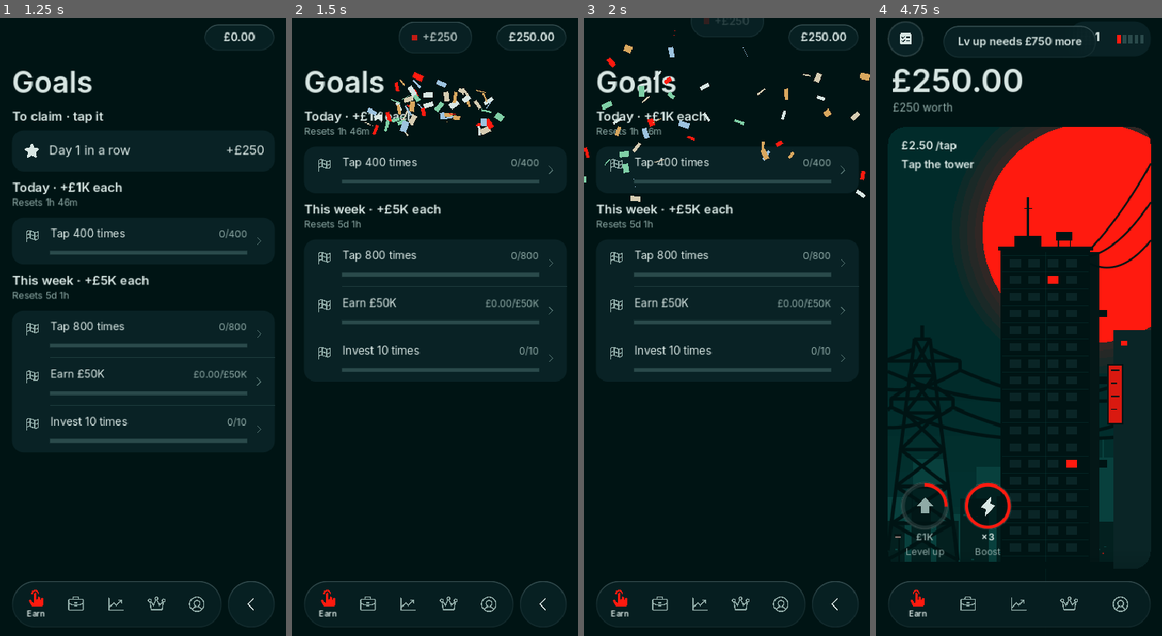
Above: before the commit, frames 1-4 (left to right).
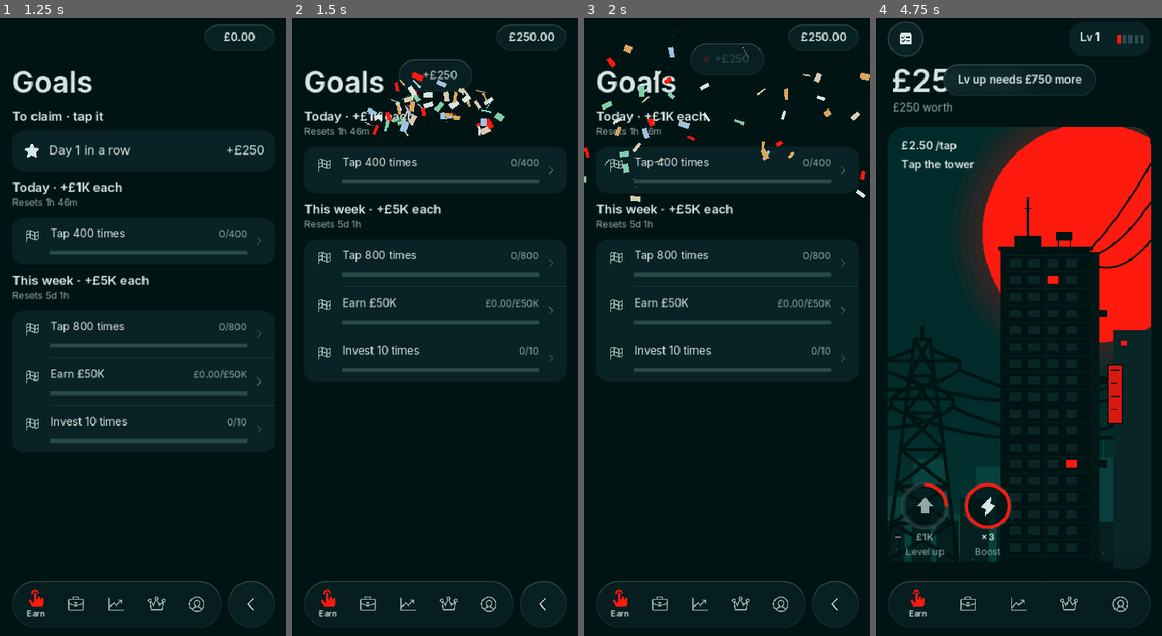
Above: after the commit, the same moments.

Repository: ytjustjosh17-cpu/MCG
Game: Godot game, scene res://scenes/main.tscn
The game is run twice, just before and just after one commit, with the same random seed, the same clock (stepped at 60 frames per second) and the same inputs.
Inputs (mouse positions are in pixels of both pictures, inside the frame that each line leads up to):
- Up to frame 1 (1.25 s): click (28, 36) at 0.5 s
- Up to frame 2 (1.5 s): click (435, 147) at 1.27 s
- Up to frame 3 (2 s): no input
- Up to frame 4 (4.75 s): click "Tap 400 times" at 2 s; click "£1K" at 2.75 s; click "×3" at 3.5 s; click (916, 605) at 4.27 s

Frame 1 is identical in both runs. In frame 2, 0.4% of the frame differs, in the area x 37-63%, y 0-12%; in frame 3, 0.3%; in frame 4, 1.6%, in the area x 23-77%, y 1-13%.

Commit message:
Simpler screens, quieter messages, faster refresh
Owner: simplify and compact the game, and optimise it.
- Welcome back and the daily gift are one card; achievement toasts
  removed (the Profile dot says one waits); toasts sit under the cash pill.
- Pages refresh at most 4 times a second with a trailing refresh; the
  Business tab caches text measuring and paints its More pill once.
  Measured: Business refresh 9.7 ms to 1.1 ms, and 10/s to 4/s.
- Touch test gives the coin page room to scroll (the page is short now).
- Docs: changelog, design (battery, £ amounts), balance (dividends);
  fresh README pictures.

Co-Authored-By: Claude Opus 5.5 <noreply@anthropic.com>
Claude-Session: https://claude.ai/code/session_01G43aEuqkjUy83khniNYyKE

Diff:
--- a/game/scripts/business_page.gd
+++ b/game/scripts/business_page.gd
@@ -49,6 +49,7 @@
 	_more = Kit.drop_pill("More")
 	_more.add_theme_font_size_override("font_size", 17)
 	_more.custom_minimum_size = Vector2(0, 48)
+	UI.paint(_more, UI.PANEL, UI.TEXT, 24)
 	_more.size_flags_horizontal = Control.SIZE_EXPAND_FILL
 	_more.pressed.connect(_on_more)
 	Kit.press_fx(_more)
@@ -95,7 +96,6 @@
 		_boost.set_texts("×2 income", "", "Ready in " + Game.clock(Game.ibost_cooldown_left()))
 	_boost.value_l.add_theme_color_override("font_color", UI.TEXT)
 	_count.text = "%d of %d" % [Game.companies(), Game.businesses().size()]
-	UI.paint(_more, UI.PANEL, UI.TEXT, 24)
 	_deal_card.visible = not Game.deal.is_empty() and bool(Game.ui.get("deals_quiet", false))
 	if _deal_card.visible:
 		_deal_row.set_texts(String(Game.deal.get("title", "Deal")), String(Game.deal.get("text", "")))
@@ -267,6 +267,8 @@
 		_track.size = Vector2(right - x, 3)
 		_fill.position = _track.position
 		refresh()
+
+	var _fit_key := ""
 
 	func refresh() -> void:
 		if not Game.biz.has(id):
@@ -303,5 +305,9 @@
 		else:
 			_fill.size.x = want
 		# Name gets all the room the income doesn't need.
-		var iw := _income.get_theme_font("font").get_string_size(_income.text, HORIZONTAL_ALIGNMENT_LEFT, -1, 17).x
-		_name.size.x = maxf(40.0, size.x - 16.0 - iw - 12.0 - _name.position.x)
+		# Measuring text is slow: only when the income text or width changed.
+		var key := "%s|%d" % [_income.text, int(size.x)]
+		if key != _fit_key:
+			_fit_key = key
+			var iw := _income.get_theme_font("font").get_string_size(_income.text, HORIZONTAL_ALIGNMENT_LEFT, -1, 17).x
+			_name.size.x = maxf(40.0, size.x - 16.0 - iw - 12.0 - _name.position.x)
--- a/game/scripts/data.gd
+++ b/game/scripts/data.gd
@@ -373,4 +373,5 @@
 	"Convert coins, and watch your miners work.",
 	"Rebirth for RBP and grow the RBP tree.",
 	"Tree unlocks: casino, Frontier, islands, relics.",
-]
+	"Shares pay dividends every hour, on the hour.",
+]
--- a/game/scripts/main.gd
+++ b/game/scripts/main.gd
@@ -41,8 +41,7 @@
 			p.push_page.connect(push)
 	earn.open_tab.connect(show_page)
 	(_pages[1] as BusinessPage).deal_open.connect(open_waiting_deal)
-	Game.achievement.connect(func(title: String, reward: float):
-		Kit.toast("%s · claim %s in Profile" % [title, Game.money_short(reward)], true))
+	# Achievements are quiet: the round dot on Profile says one is waiting.
 	Game.goal_done.connect(func(scope: String, text: String, reward: float):
 		Kit.celebrate("Goal done" if scope == "daily" else "Week goal done", text + " · claim it in Goals", Game.money_short(reward)))
 	Game.rival_beaten.connect(func(i: int):
@@ -432,15 +431,32 @@
 	_show_deal()
 
 
+func _claim_gift() -> void:
+	var got := Game.claim_all("streak")
+	if got > 0.0:
+		Kit.haptic("success")
+		Kit.sound("fanfare")
+		Kit.toast("+" + Game.money_short(got), true)
+		Game.flush_changes()
+
+
 func _show_deal() -> void:
 	## Shows the waiting deal when nothing else is open. One line, two choices.
 	## Also shows the welcome-back card after time away.
 	if Game.away_unseen and Game.away_earned >= 1.0 and not Kit.has_open():
 		Game.away_unseen = false
 		var lines: Array = ["Away for %s" % Game.clock(Game.away_seconds), "Earned %s" % Game.money_short(Game.away_earned)] + Game.away_notes
-		Kit.sheet("Welcome back", "\n".join(lines), [
-			{"text": "Continue", "style": "primary"},
-		])
+		var actions: Array = [{"text": "Continue", "style": "primary"}]
+		# One sheet, not two: today's gift goes on the welcome-back card.
+		if not Game.streak_unseen.is_empty():
+			var st: Array = Game.streak_unseen
+			Game.streak_unseen = []
+			lines.append(("Daily gift" if st[0] <= 1 else "Day %d streak" % st[0]) + " · +" + Game.money_short(st[1]))
+			actions = [
+				{"text": "Claim " + Game.money_short(st[1]), "style": "primary", "call": _claim_gift},
+				{"text": "Later", "style": "plain"},
+			]
+		Kit.sheet("Welcome back", "\n".join(lines), actions)
 		return
 	# The daily gift waits until a new player has tapped a little, so it never
 	# covers the first "Tap the tower" hint.
@@ -454,13 +470,7 @@
 			Game.streak_lost = 0
 		# The gift waits for a tap on Claim (it also waits in Goals if closed).
 		Kit.sheet(title, line, [
-			{"text": "Claim " + Game.money_short(st[1]), "style": "primary", "call": func():
-				var got := Game.claim_all("streak")
-				if got > 0.0:
-					Kit.haptic("success")
-					Kit.sound("fanfare")
-					Kit.toast("+" + Game.money_short(got), true)
-					Game.flush_changes()},
+			{"text": "Claim " + Game.money_short(st[1]), "style": "primary", "call": _claim_gift},
 			{"text": "Later", "style": "plain"},
 		], true, UI.display("+" + Game.money_short(st[1]), 40))
 		return
--- a/game/scripts/page.gd
+++ b/game/scripts/page.gd
@@ -61,9 +61,26 @@
 		_title_label.text = t
 
 
+const REFRESH_MS := 250   # pages redraw at most 4 times a second (battery)
+var _last_refresh_ms := -100000
+var _refresh_queued := false
+
+
 func _on_changed() -> void:
-	if is_visible_in_tree():
+	if not is_visible_in_tree():
+		return
+	var t := Time.get_ticks_msec()
+	if t - _last_refresh_ms >= REFRESH_MS:
+		_last_refresh_ms = t
 		refresh()
+	elif not _refresh_queued:
+		# Catch the last change too, a moment later.
+		_refresh_queued = true
+		get_tree().create_timer(float(REFRESH_MS - (t - _last_refresh_ms)) / 1000.0).timeout.connect(func():
+			_refresh_queued = false
+			if is_instance_valid(self) and is_visible_in_tree():
+				_last_refresh_ms = Time.get_ticks_msec()
+				refresh())
 
 
 func build() -> void:
--- a/game/scripts/ui_kit.gd
+++ b/game/scripts/ui_kit.gd
@@ -420,7 +420,7 @@
 	var scr := screen()
 	var w := l.get_minimum_size().x + (52.0 if red_mark else 40.0)
 	pill.size = Vector2(w, 44)
-	var y := top_inset + 10.0
+	var y := top_inset + 62.0   # under the cash pill, never on top of it
 	pill.position = Vector2((scr.x - w) / 2.0, y - 60.0)
 	var tw := pill.create_tween()
 	tw.set_parallel(true)
--- a/game/tests/scroll_test.gd
+++ b/game/tests/scroll_test.gd
@@ -91,6 +91,11 @@
 	var pg = load("res://scripts/asset_detail.gd").new("share", "NRV")
 	main.push(pg)
 	await create_timer(0.8).timeout
+	# The page is short now; add room below so there is something to scroll.
+	var room_pad := Control.new()
+	room_pad.custom_minimum_size = Vector2(0, 700)
+	pg.body.add_child(room_pad)
+	await create_timer(0.2).timeout
 	var ch: Control = pg._chart
 	var cs: Vector2 = ch.get_global_rect().get_center()
 	_ev_button(cs, true)
Not shown, changed: CHANGELOG.md
Not shown, changed: docs/BALANCE.md
Not shown, changed: docs/DESIGN.md
